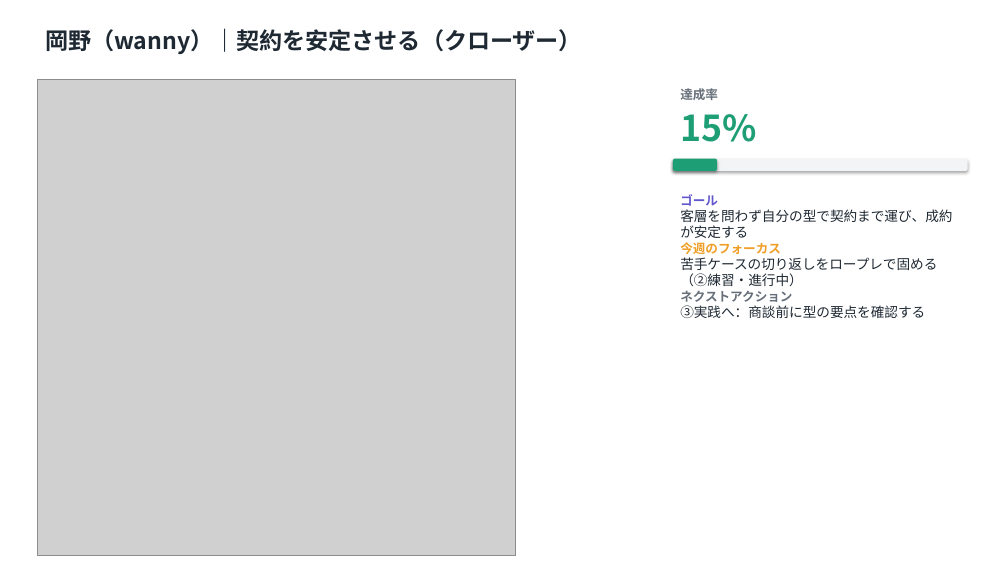
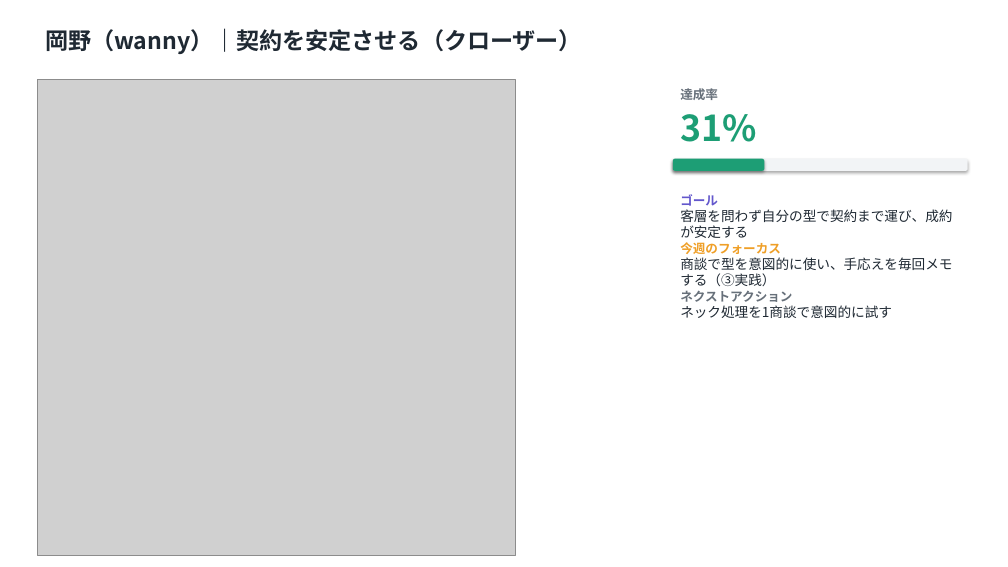
Before and after one commit to MGC-inc/e.l.p-, a slide deck: slide 3 of tools/goalmap/out/週次ゴール進捗_2026-W26.pptx. Drawn at 1008x567 pixels with LibreOffice and Linux fonts; fonts in the diff are those of the drawing; grey boxes stand for pictures. Boxes give left, top, right and bottom in pixels: in the first picture for what was removed or moved away, otherwise in the second. Text is boxed around its words. In the diff, an @@ line names an element or a change of style, - is before the commit and + after.

```diff
--- a/tools/goalmap/out/週次ゴール進捗_2026-W26.pptx
+++ b/tools/goalmap/out/週次ゴール進捗_2026-W26.pptx
@@ text at bbox=[680, 114, 756, 142]: text changed @@
-15%
+31%
@@ rounded rectangle: place and size @@
-rounded rectangle at bbox=[673, 159, 717, 171]
+rounded rectangle at bbox=[673, 159, 765, 171]
@@ text at bbox=[680, 257, 952, 286]: text changed @@
-苦手ケースの切り返しをロープレで固める（②練習・進行中）
+商談で型を意図的に使い、手応えを毎回メモする（③実践）
@@ text at bbox=[680, 305, 892, 318]: text changed @@
-③実践へ：商談前に型の要点を確認する
+ネック処理を1商談で意図的に試す
```
Also in this commit, not shown: 1 other slide changed, 3 other files.
